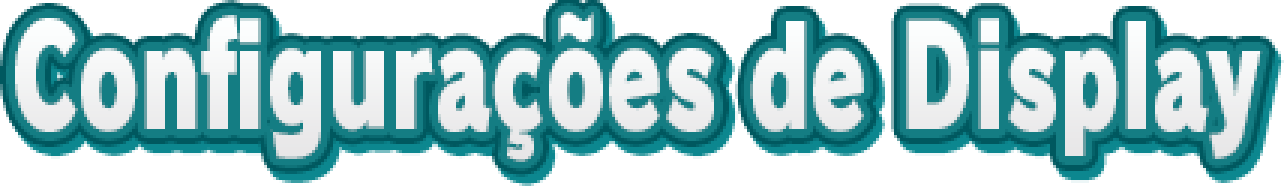
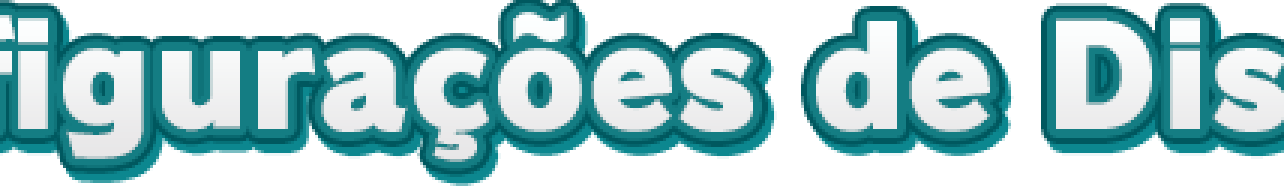
Layers edited between the first and the second 1284×186 image:
hid "Configurações de Display" (1st of 2) over [15, 12, 1263, 162]
added layer "Configurações de Display" (2nd of 2) above "Display Settings" over [0, 12, 1284, 162]
